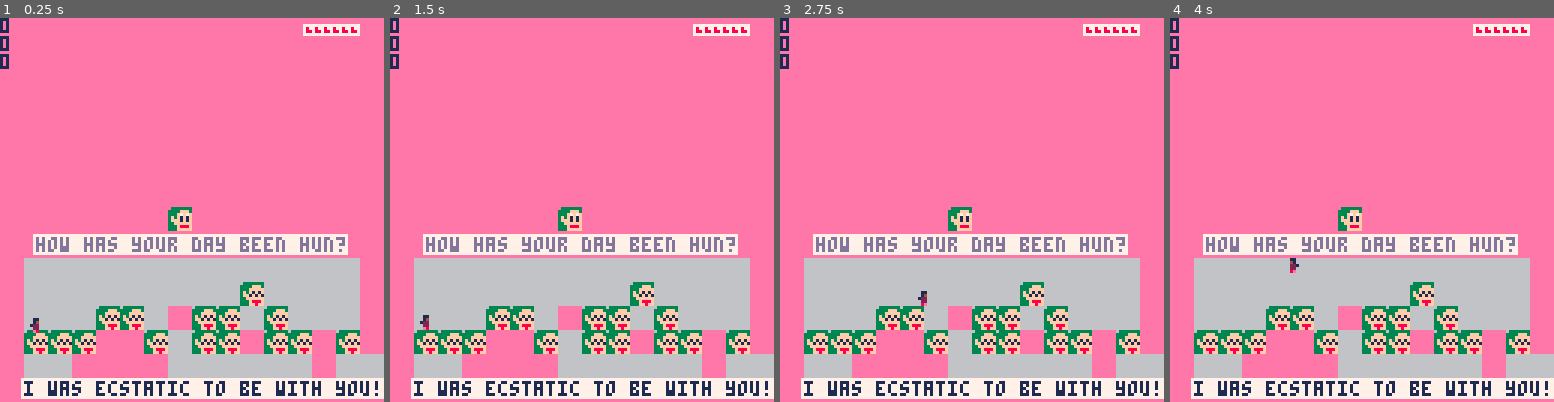
Above: before the commit, frames 1-4 (left to right).
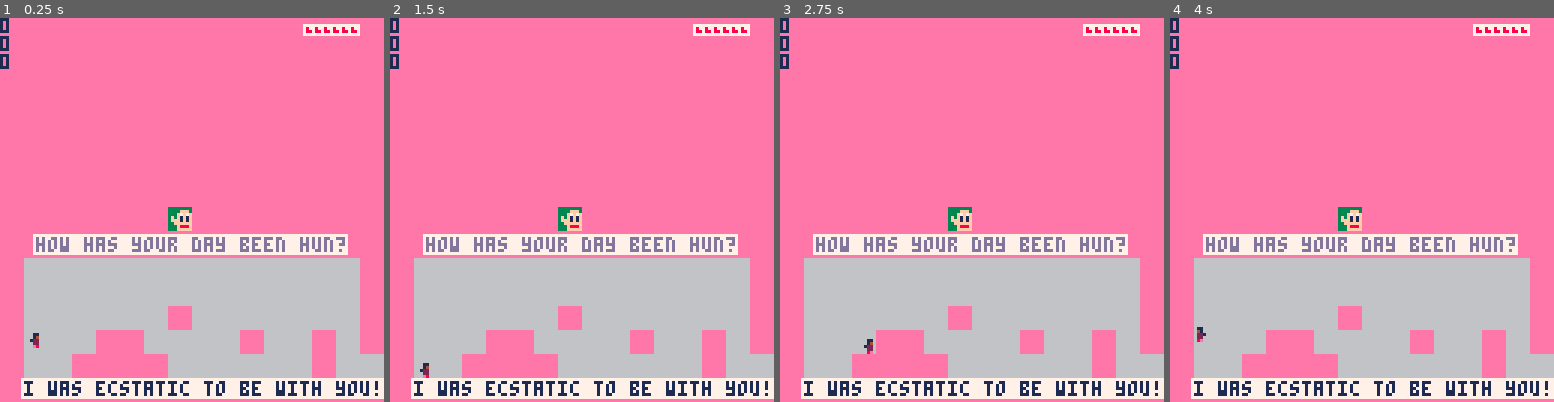
Above: after the commit, the same moments.

Repository: BoopEnthusiast/carts
Game: PICO-8 cartridge untitled.p8
The game is run twice, just before and just after one commit, with the same random seed, the same clock (stepped at 60 frames per second) and the same inputs.
Inputs:
- Up to frame 1 (0.25 s): no input
- Up to frame 2 (1.5 s): tap O (Z key) at 0.7 s
- Up to frame 3 (2.75 s): hold Right 1.6-2.1 s; tap O (Z key) at 1.7, 2.1, 2.5 s; hold Up 2.15-2.42 s; hold Right from 2.47 s (still down)
- Up to frame 4 (4 s): tap O (Z key) at 2.9, 3.3, 3.7 s; release Right at 3.03 s; hold Left 3.08-3.58 s

The runs differ from the first frame. In frame 1, 5.8% of the frame differs, in the area x 6-94%, y 49-88%; in frame 2, 5.9%, in the area x 6-94%, y 49-94%; in frame 3, 5.8%; in frame 4, 5.9%.

Commit message:
map 2 face

Diff:
--- a/untitled.p8
+++ b/untitled.p8
@@ -95,14 +95,17 @@
 
 --no m1 because it's already in m
 m2 = {
-  x = 16, -- map draw position
+  x = 16,
   y = 0,
-  sx = 100, -- player start position
+  sx = 100,
   sy = 100,
-  qclr = 13, --question color
-  qbclr = 7, --question background color
-  rclr = 1, --response color
-  rbclr = 7, --response background color
+  fx = 16,
+  fy = 0,
+  fi = 7,
+  qclr = 13,
+  qbclr = 7,
+  rclr = 1,
+  rbclr = 7,
   q = { -- question
     {
       l = "aww that's adorable",
@@ -353,7 +356,7 @@
   print(tostr(tmp3))
 end
 __gfx__
-6116611661166116611661166666666666666666eeeeeeee66666666633333336333333363333333633333336333333363333333633333336333333363333333
+6116611661166116611661166666666666666666eeeeeeee66666666333333333333333333333333333333333333333333333333333333333333333333333333
 6146614661466146614661466666666666666666eeeeeeee666666663333fff33333fff33333fff33333fff33333fff33333fff33333fff33333fff33333fff3
 1226122612261226122612266666666666666666eeeeeeee66666666333fffff333fffff333fffff333f7f7f333fff7f333fffff333f7f7f333f7f7f333f1f1f
 6226622662266226622662266666666666566656eeeeeeee666666663f3f1f1f3f3f7f7f3f311f113f3f1f1f3f311f1f3f3f7f7f3f3f1f1f3f3f1f1f3f3f7f7f
@@ -623,9 +626,9 @@
 0505050505050505050505050505050505060606060606060606060606060605060606060606060606060606060606060606060606060606060606060606060606060606060606060606060606060606060606060606060606060606060606060606060606060606060606060606060606060606060606060606060606060606
 0505050505050505050505050505050506050606060606060606060606060606060606060606060606060606060606060606060606060606060606060606060606060606060606060606060606060606060606060606060606060606060606060606060606060606060606060606060606060606060606060606060606060606
 0506060606060606060606060606060506060506060606050505050505050505060606060606060606060606060606060606060606060606060606060606060606060606060606060606060606060606060606060606060606060606060606060606060606060606060606060606060606060606060606060606060606060606
-0506060606060606060607060606060506060606050606060606070606060605060606060606060606060606060606060606060606060606060606060606060606060606060606060606060606060606060606060606060606060606060606060606060606060606060606060606060606060606060606060606060606060606
-0506060607070605070706070606060506060606070506060707060706060605060606060606060606060606060606060606060606060606060606060606060606060606060606060606060606060606060606060606060606060606060606060606060606060606060606060606060606060606060606060606060606060606
-0507070705050706070705070705070506070706060605060705060606060705060606060606060606060606060606060606060606060606060606060606060606060606060606060606060606060606060606060606060606060606060606060606060606060606060606060606060606060606060606060606060606060606
+0506060606060606060606060606060506060606050606060606060606060605060606060606060606060606060606060606060606060606060606060606060606060606060606060606060606060606060606060606060606060606060606060606060606060606060606060606060606060606060606060606060606060606
+0506060606060605060606060606060506060606060506060606060606060605060606060606060606060606060606060606060606060606060606060606060606060606060606060606060606060606060606060606060606060606060606060606060606060606060606060606060606060606060606060606060606060606
+0506060605050606060605060605060506060606060605060605060606060605060606060606060606060606060606060606060606060606060606060606060606060606060606060606060606060606060606060606060606060606060606060606060606060606060606060606060606060606060606060606060606060606
 0506060505050506060606060605060604040406060606060606060605060605060606060606060606060606060606060606060606060606060606060606060606060606060606060606060606060606060606060606060606060606060606060606060606060606060606060606060606060606060606060606060606060606
 0505050505050505050505050505050505050505050505050505050505050505060606060606060606060606060606060606060606060606060606060606060606060606060606060606060606060606060606060606060606060606060606060606060606060606060606060606060606060606060606060606060606060606
 0606060606060606060606060606060606060606060606060606060606060606060606060606060606060606060606060606060606060606060606060606060606060606060606060606060606060606060606060606060606060606060606060606060606060606060606060606060606060606060606060606060606060606
